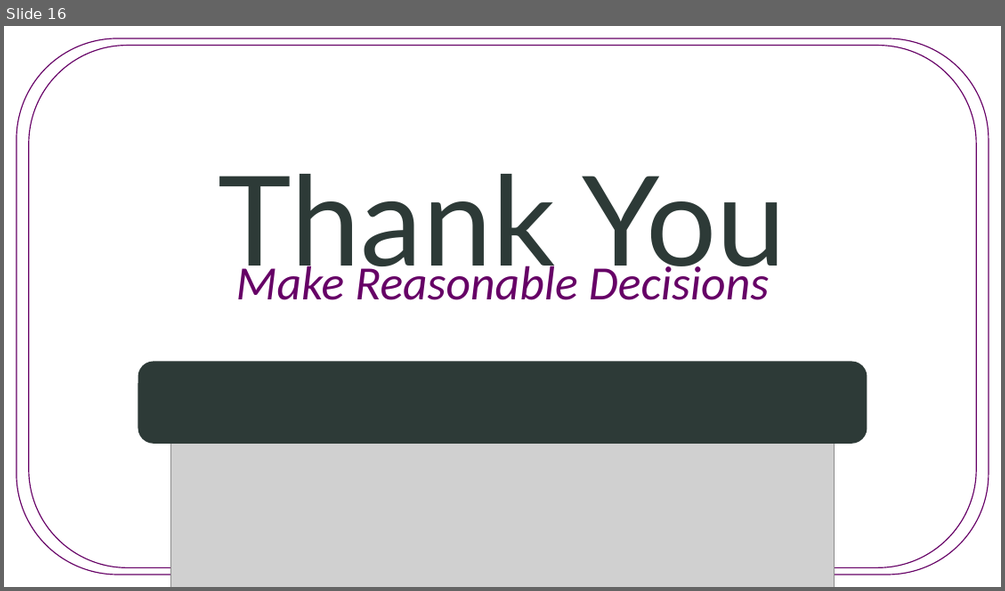
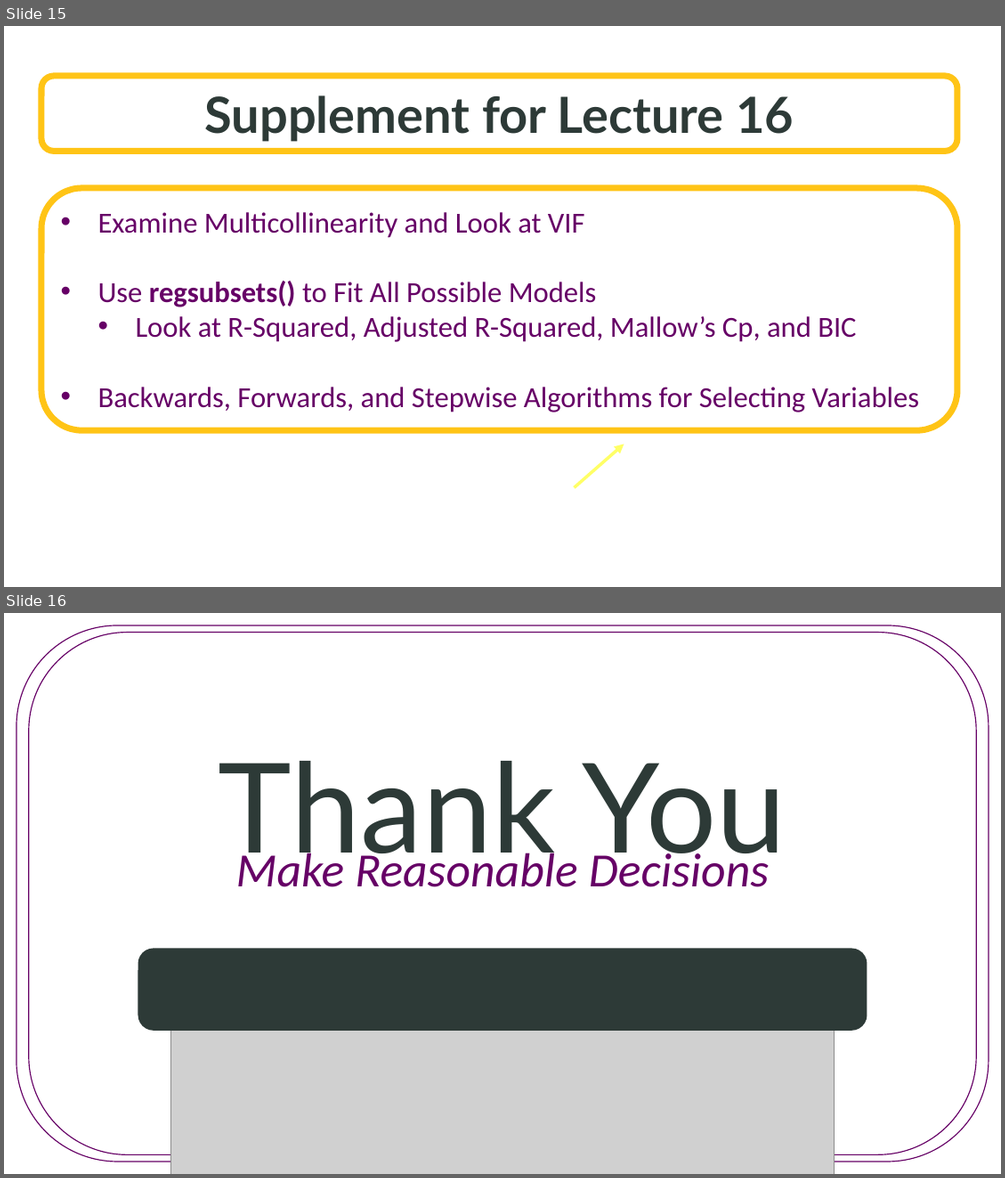
Before and after one commit to SuperMarioGiacomazzo/STOR455_WEBSITE, a slide deck: Lectures/16 - Techniques for Choosing Predictors.pptx. Shown one above the other, each under a label of ours: slide 16 before the commit, slides 15 and 16 after it. The pictures are 1005x591 and 1005x1178 pixels, drawn with LibreOffice and Linux fonts; fonts in the diff are those of the drawing; grey boxes stand for pictures; background and template pictures are left out. Boxes give left, top, right and bottom in pixels: in the first picture for what was removed or moved away, otherwise in the second. Text is boxed around its words. In the diff, an @@ line names an element or a change of style, - is before the commit and + after.

```diff
--- a/Lectures/16 - Techniques for Choosing Predictors.pptx
+++ b/Lectures/16 - Techniques for Choosing Predictors.pptx
@@ slide 15 added at bbox=[4, 26, 1001, 587], background picture (left out) @@
@@ rounded rectangle added at bbox=[41, 76, 957, 151], fill #FFFFFF at 70% opacity, outline #FFC416 6 pt, 48 pt, text #2D3A37, bold @@
+Supplement for Lecture 16
@@ rounded rectangle added at bbox=[41, 188, 957, 431], fill #FFFFFF, outline #FFC416 6 pt, 28 pt, text #660066 @@
+• Examine Multicollinearity and Look at VIF
+• Use regsubsets() to Fit All Possible Models
+  • Look at R-Squared, Adjusted R-Squared, Mallow’s Cp, and BIC
+• Backwards, Forwards, and Stepwise Algorithms for Selecting Variables
@@ arrow added from (574, 487) to (624, 444), #FFFF66 3 pt @@
```
Also in this commit, not shown: 7 other slides added, 8 slides removed, 10 other files.
